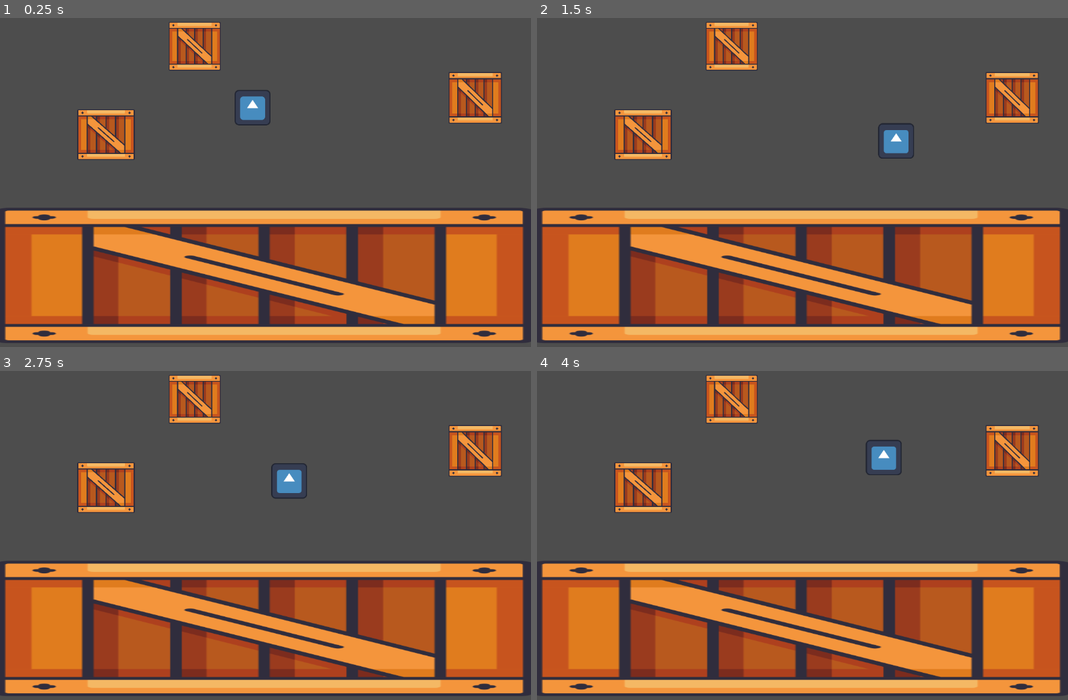
Above: before the commit, frames 1-4 (two rows, left to right).
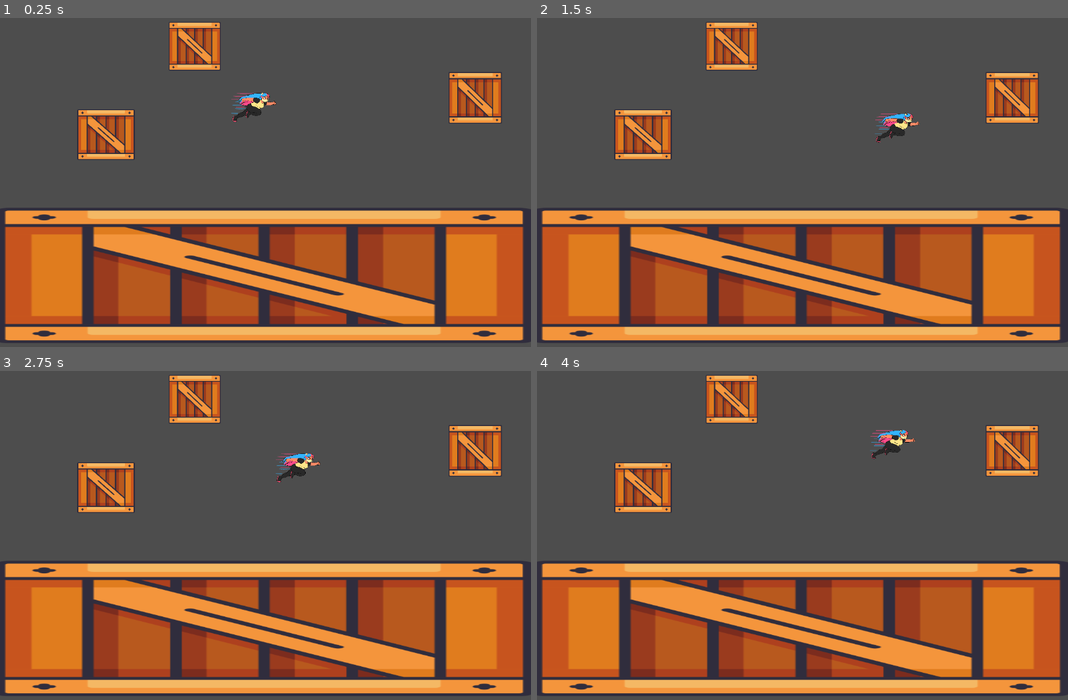
Above: after the commit, the same moments.

Repository: FelipeFik11/Mov-2D-arte-
Game: Godot game, scene res://nivel.tscn
Two runs of this game, one before a commit and one after it. Both use one fixed random seed, a clock stepped at 60 frames per second and the inputs below. The project has no main scene, so this scene is started directly. The engine's default icon, where the game draws it, is replaced by a stand-in: a white triangle on a blue panel in a dark square.
Inputs:
- Up to frame 1 (0.25 s): no input
- Up to frame 2 (1.5 s): hold D (derecha) from 0.53 s (still down); tap Shift (dash) at 0.6, 1.35 s; tap Space (saltar) at 0.77 s
- Up to frame 3 (2.75 s): tap Space (saltar) at 1.52 s; release D (derecha) at 2.03 s; hold A (izquierda) from 2.03 s (still down); tap Shift (dash) at 2.1 s
- Up to frame 4 (4 s): release A (izquierda) at 2.78 s; hold D (derecha) from 2.78 s (still down); tap Shift (dash) at 2.85, 3.6 s; tap Space (saltar) at 3.02, 3.77 s

The runs differ from the first frame. In frame 1, 0.5% of the frame differs, in the area x 43-52%, y 21-33%; in frame 2, 0.7%; in frame 3, 0.7%; in frame 4, 0.7%, in the area x 61-72%, y 17-32%.

Commit message:
sprites jugador

Diff:
--- /dev/null
+++ b/nivel.gd
@@ -0,0 +1,11 @@
+extends Node2D
+
+
+# Called when the node enters the scene tree for the first time.
+func _ready() -> void:
+	pass # Replace with function body.
+
+
+# Called every frame. 'delta' is the elapsed time since the previous frame.
+func _process(delta: float) -> void:
+	pass
--- a/player.tscn
+++ b/player.tscn
@@ -1,19 +1,87 @@
 [gd_scene format=3 uid="uid://divyekbca37f1"]
 
 [ext_resource type="Script" uid="uid://f56iueegb7ya" path="res://character_body_2d.gd" id="1_4flbx"]
-[ext_resource type="Texture2D" uid="uid://bwsq5iph7btg6" path="res://icon.svg" id="2_onrkg"]
+[ext_resource type="Texture2D" uid="uid://mo27yqftgbdt" path="res://Sprites tarea 3 2D/Idle 1.png" id="2_nvl01"]
+[ext_resource type="Texture2D" uid="uid://dh7v8ba8p5upv" path="res://Sprites tarea 3 2D/Idle 2.png" id="3_ivps1"]
+[ext_resource type="Texture2D" uid="uid://cfrk2i4mb1q08" path="res://Sprites tarea 3 2D/Idle 3.png" id="4_urp6f"]
+[ext_resource type="Texture2D" uid="uid://b7pxbkrc7qyb3" path="res://Sprites tarea 3 2D/Idle 4.png" id="5_bwjto"]
+[ext_resource type="Texture2D" uid="uid://cus8mq2hk3qct" path="res://Sprites tarea 3 2D/Dash.png" id="6_606se"]
+[ext_resource type="Texture2D" uid="uid://0ppof6n3ekhh" path="res://Sprites tarea 3 2D/Doble salto.png" id="7_u1c27"]
+[ext_resource type="Texture2D" uid="uid://bv01qj2cx0qgr" path="res://Sprites tarea 3 2D/Salto 1.png" id="8_op7ga"]
+[ext_resource type="Texture2D" uid="uid://crdvkb6w75o8u" path="res://Sprites tarea 3 2D/Caminata 2.png" id="9_q13i1"]
+[ext_resource type="Texture2D" uid="uid://chbvda0ljcb0b" path="res://Sprites tarea 3 2D/Caminata 3.png" id="10_pylmc"]
+[ext_resource type="Texture2D" uid="uid://d2t3h8kba8b0w" path="res://Sprites tarea 3 2D/Caminata 1.png" id="11_pbfsw"]
 
 [sub_resource type="RectangleShape2D" id="RectangleShape2D_i3pqv"]
-size = Vector2(72, 72)
+size = Vector2(40, 95)
+
+[sub_resource type="SpriteFrames" id="SpriteFrames_5tmop"]
+animations = [{
+"frames": [{
+"duration": 1.0,
+"texture": ExtResource("2_nvl01")
+}, {
+"duration": 1.0,
+"texture": ExtResource("3_ivps1")
+}, {
+"duration": 1.0,
+"texture": ExtResource("4_urp6f")
+}, {
+"duration": 1.0,
+"texture": ExtResource("5_bwjto")
+}],
+"loop": true,
+"name": &"Idle",
+"speed": 5.0
+}, {
+"frames": [{
+"duration": 1.0,
+"texture": ExtResource("6_606se")
+}],
+"loop": true,
+"name": &"dash",
+"speed": 5.0
+}, {
+"frames": [{
+"duration": 1.0,
+"texture": ExtResource("7_u1c27")
+}],
+"loop": true,
+"name": &"doble jump",
+"speed": 5.0
+}, {
+"frames": [{
+"duration": 1.0,
+"texture": ExtResource("8_op7ga")
+}],
+"loop": true,
+"name": &"jump",
+"speed": 5.0
+}, {
+"frames": [{
+"duration": 1.0,
+"texture": ExtResource("9_q13i1")
+}, {
+"duration": 1.0,
+"texture": ExtResource("10_pylmc")
+}, {
+"duration": 1.0,
+"texture": ExtResource("11_pbfsw")
+}],
+"loop": true,
+"name": &"walk",
+"speed": 5.0
+}]
 
 [node name="Player" type="CharacterBody2D" unique_id=457413214]
 script = ExtResource("1_4flbx")
 
 [node name="CollisionShape2D" type="CollisionShape2D" parent="." unique_id=1279496806]
-position = Vector2(546, 231)
+position = Vector2(547, 247.5)
 shape = SubResource("RectangleShape2D_i3pqv")
 
-[node name="Sprite2D" type="Sprite2D" parent="." unique_id=839923416]
-position = Vector2(548, 232)
-scale = Vector2(0.609375, 0.6015625)
-texture = ExtResource("2_onrkg")
+[node name="AnimatedSprite2D" type="AnimatedSprite2D" parent="." unique_id=1690944825]
+position = Vector2(550, 241.00002)
+scale = Vector2(0.035435975, 0.0373586)
+sprite_frames = SubResource("SpriteFrames_5tmop")
+animation = &"dash"
Binary file added: Sprites tarea 3 2D/Caminata 1.png
Not shown, added: Sprites tarea 3 2D/Caminata 1.png.import
Binary file added: Sprites tarea 3 2D/Caminata 2.png
Not shown, added: Sprites tarea 3 2D/Caminata 2.png.import
Binary file added: Sprites tarea 3 2D/Caminata 3.png
Not shown, added: Sprites tarea 3 2D/Caminata 3.png.import
Binary file added: Sprites tarea 3 2D/Dash.png
Not shown, added: Sprites tarea 3 2D/Dash.png.import
Binary file added: Sprites tarea 3 2D/Doble salto.png
Not shown, added: Sprites tarea 3 2D/Doble salto.png.import
Binary file added: Sprites tarea 3 2D/Idle 1.png
Not shown, added: Sprites tarea 3 2D/Idle 1.png.import
(and 9 more such lines)
